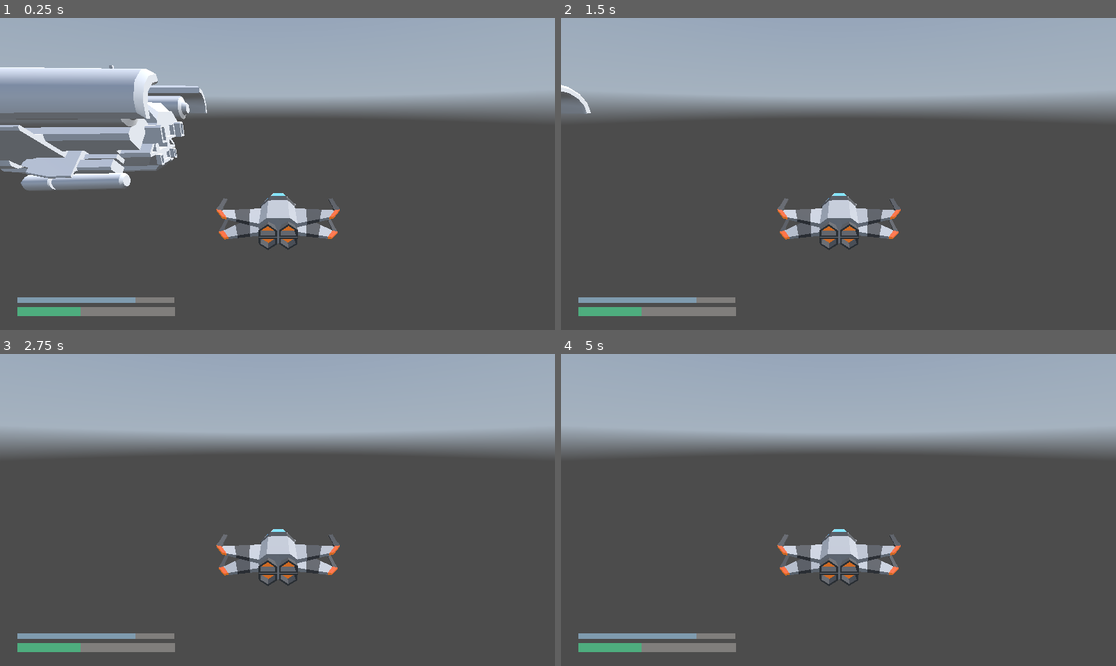
Above: before the commit, frames 1-4 (two rows, left to right).
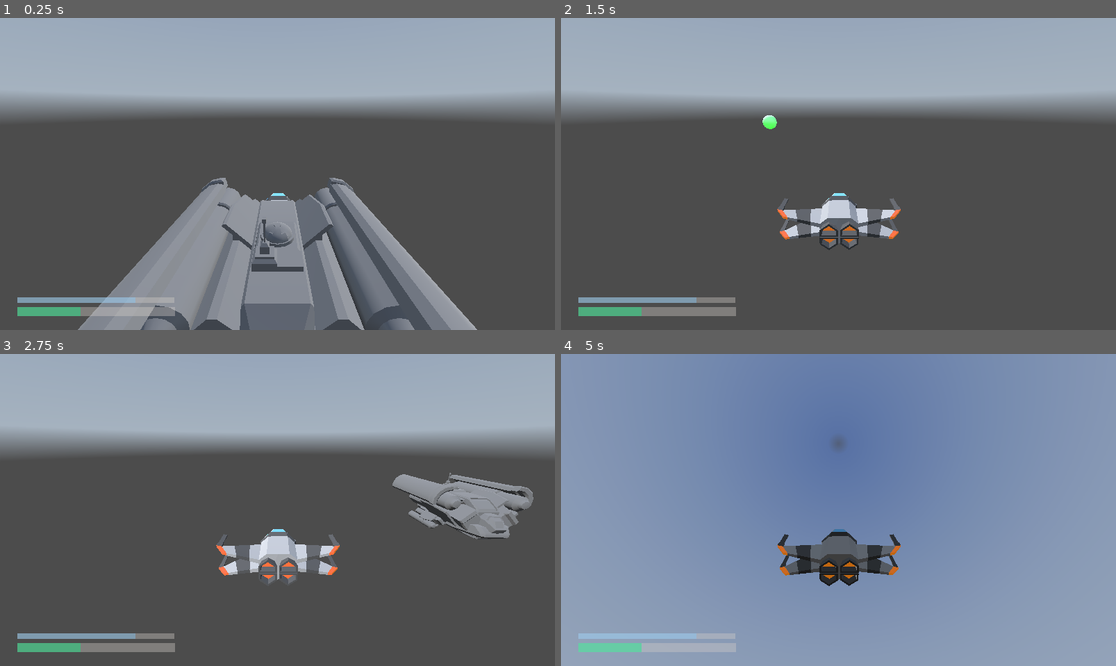
Above: after the commit, the same moments.

Repository: matousposp08/SpaceGame
Game: Godot game, scene res://scenes/lvl_1.tscn
Same seed, same stepped clock (60 frames per second), same inputs: the game is played once before the commit and once after it. This scene is started directly instead of the project's main scene. A sky picture missing from this copy of the repository is replaced by a grey-blue gradient.
Inputs (mouse positions are in pixels of both pictures, inside the frame that each line leads up to):
- Up to frame 1 (0.25 s): no input
- Up to frame 2 (1.5 s): tap Enter (ui_accept) at 0.5, 0.77 s; move the mouse to (960, 158) at 0.52 s; hold Right (ui_right) 0.53-1.28 s; hold Space (shoot) 0.53-1.28 s; move the mouse to (727, 189) at 1.27 s; hold X (brake) from 1.28 s (still down); tap Shift (boost) at 1.35 s
- Up to frame 3 (2.75 s): tap Enter (ui_accept) at 1.52, 2 s; tap Space (shoot) at 1.55 s; move the mouse to (333, 441) at 2.02 s; release X (brake) at 2.03 s; hold Right (ui_right) from 2.03 s (still down); hold Space (shoot) from 2.03 s (still down)
- Up to frame 4 (5 s): move the mouse to (810, 572) at 2.77 s; release Right (ui_right) at 2.78 s; release Space (shoot) at 2.78 s; hold Up (ui_up) 2.78-3.53 s; tap Space (shoot) at 2.85, 3.8, 4.35 s; tap Enter (ui_accept) at 3.02, 3.77, 4.52 s; move the mouse to (1005, 556) at 3.52 s; hold Shift (boost) 3.53-4.28 s; hold Left (ui_left) from 3.53 s (still down); move the mouse to (672, 463) at 4.27 s

The runs differ from the first frame. In frame 1, 27% of the frame differs, in the area x 0-86%, y 15-100%; in frame 2, 0.6%; in frame 3, 4.3%; in frame 4, 99%, in the area x 0-100%, y 0-100%.

Commit message:
npc: add shooting functionality

Diff:
--- a/Dogfights/npc.gd
+++ b/Dogfights/npc.gd
@@ -1,45 +1,22 @@
-extends Node
+extends CharacterBody3D
 
 @export var laser_speed: float = 10.0
 @export var shooting_interval: float = 2.0
 @export var laser_mesh: Mesh
 @export var player: NodePath
+var x = 0
 
-var laser_instance: MeshInstance3D
+var LASER : PackedScene = preload('res://scenes/laser.tscn')
+#var laser_instance: MeshInstance3D
 var shooting_timer: Timer
 
-func _ready():
-	shooting_timer = Timer.new()
-	shooting_timer.wait_time = shooting_interval
-	shooting_timer.connect("timeout", self, "_on_shooting_timer_timeout")
-	add_child(shooting_timer)
-	shooting_timer.start()
+func _physics_process(delta):
+	x += 1
+	if x % 180 == 0:
+		laser(position, transform.basis)
 
-func _on_shooting_timer_timeout():
-	shoot_laser()
-
-func shoot_laser():
-	if laser_instance:
-		laser_instance.queue_free()
-	laser_instance = MeshInstance3D.new()
-	laser_instance.mesh = laser_mesh
-	add_child(laser_instance)
-	laser_instance.global_transform = $Laser.global_transform
-	laser_instance.visible = true
-
-	var direction = (get_node(player).global_transform.origin - global_transform.origin).normalized()
-	laser_instance.look_at(get_node(player).global_transform.origin, Vector3.UP)
-
-	var laser_timer = Timer.new()
-	laser_timer.wait_time = 0.1
-	laser_timer.connect("timeout", self, "_on_laser_timer_timeout", [direction])
-	add_child(laser_timer)
-	laser_timer.start()
-
-func _on_laser_timer_timeout(direction):
-	if laser_instance:
-		laser_instance.global_transform.origin += direction * laser_speed * get_physics_process_delta_time()
-
-	if laser_instance and laser_instance.global_transform.origin.distance_to(get_node(player).global_transform.origin) < 1.0:
-		print("Laser hit the player!")
-		laser_instance.queue_free()
+func laser(pos, bas):
+	var instance = LASER.instantiate()
+	instance.position = pos
+	instance.transform.basis = bas
+	get_parent().add_child(instance)
--- a/Dogfights/npc.tscn
+++ b/Dogfights/npc.tscn
@@ -12,7 +12,7 @@
 [sub_resource type="StandardMaterial3D" id="StandardMaterial3D_vqitn"]
 albedo_color = Color(1, 0.133333, 0.215686, 1)
 
-[node name="Npc" type="Node"]
+[node name="npc" type="CharacterBody3D"]
 script = ExtResource("1_pd0u1")
 
 [node name="ship" type="MeshInstance3D" parent="."]
@@ -25,5 +25,6 @@
 [node name="shiplaser" type="MeshInstance3D" parent="."]
 transform = Transform3D(0.3, 0, 0, 0, 0.3, 0, 0, 0, 0.3, 0, 0, 1.31154)
 mesh = SubResource("SphereMesh_1y0nq")
+skeleton = NodePath("../..")
 surface_material_override/0 = SubResource("StandardMaterial3D_vqitn")
 script = ExtResource("4_fle4r")
--- /dev/null
+++ b/Dogfights/scenes/charge_shot.tscn
@@ -0,0 +1,28 @@
+[gd_scene load_steps=5 format=3 uid="uid://cvqb8hdf4e5sy"]
+
+[ext_resource type="Script" path="res://scripts/chargeShot.gd" id="1_1v2s6"]
+
+[sub_resource type="StandardMaterial3D" id="StandardMaterial3D_e6b26"]
+emission_enabled = true
+emission = Color(0, 1, 0, 1)
+emission_energy_multiplier = 2.0
+
+[sub_resource type="SphereMesh" id="SphereMesh_elrij"]
+material = SubResource("StandardMaterial3D_e6b26")
+radius = 2.0
+height = 4.0
+
+[sub_resource type="SphereShape3D" id="SphereShape3D_2qq0i"]
+radius = 2.0
+
+[node name="chargeShot" type="Node3D"]
+script = ExtResource("1_1v2s6")
+
+[node name="Area3D" type="Area3D" parent="."]
+
+[node name="MeshInstance3D" type="MeshInstance3D" parent="Area3D"]
+mesh = SubResource("SphereMesh_elrij")
+skeleton = NodePath("../..")
+
+[node name="CollisionShape3D" type="CollisionShape3D" parent="Area3D"]
+shape = SubResource("SphereShape3D_2qq0i")
--- a/Dogfights/scenes/laser.tscn
+++ b/Dogfights/scenes/laser.tscn
@@ -12,13 +12,20 @@
 [sub_resource type="StandardMaterial3D" id="StandardMaterial3D_4tuwa"]
 albedo_color = Color(0.227451, 0.945098, 0, 1)
 
-[sub_resource type="SceneReplicationConfig" id="SceneReplicationConfig_atbe0"]
-properties/0/path = NodePath(".:position")
-properties/0/spawn = true
-properties/0/replication_mode = 1
-properties/1/path = NodePath(".:rotation")
-properties/1/spawn = true
-properties/1/replication_mode = 1
+[sub_resource type="ParticleProcessMaterial" id="ParticleProcessMaterial_yu8gy"]
+lifetime_randomness = 0.19
+direction = Vector3(1, 1, 1)
+spread = 94.821
+initial_velocity_min = 54.48
+initial_velocity_max = 63.41
+
+[sub_resource type="StandardMaterial3D" id="StandardMaterial3D_gvwt5"]
+albedo_color = Color(0, 0.741176, 0.423529, 1)
+emission_enabled = true
+emission = Color(0, 1, 0, 1)
+
+[sub_resource type="BoxMesh" id="BoxMesh_rvuk3"]
+material = SubResource("StandardMaterial3D_gvwt5")
 
 [node name="laser" type="Node3D"]
 transform = Transform3D(5, 0, 0, 0, 5, 0, 0, 0, 5, 0, 0, 0)
@@ -50,5 +57,13 @@
 transform = Transform3D(0.2, 0, 0, 0, 0.2, 0, 0, 0, 2, 0.64, -0.5, -1)
 shape = SubResource("BoxShape3D_ohbds")
 
-[node name="MultiplayerSynchronizer" type="MultiplayerSynchronizer" parent="."]
-replication_config = SubResource("SceneReplicationConfig_atbe0")
+[node name="GPUParticles3D" type="GPUParticles3D" parent="."]
+emitting = false
+amount = 20
+one_shot = true
+explosiveness = 1.0
+process_material = SubResource("ParticleProcessMaterial_yu8gy")
+draw_pass_1 = SubResource("BoxMesh_rvuk3")
+
+[connection signal="area_entered" from="Area3D" to="." method="_on_area_3d_area_entered"]
+[connection signal="area_entered" from="Area3D2" to="." method="_on_area_3d_2_area_entered"]
--- a/Dogfights/scenes/lvl_1.tscn
+++ b/Dogfights/scenes/lvl_1.tscn
@@ -1,10 +1,9 @@
-[gd_scene load_steps=10 format=3 uid="uid://nk6qabb2taqa"]
+[gd_scene load_steps=9 format=3 uid="uid://nk6qabb2taqa"]
 
 [ext_resource type="Script" path="res://scenes/lvl_1.gd" id="1_i8b6u"]
 [ext_resource type="Texture2D" uid="uid://gqdtxl4r2dox" path="res://textures/SolAsteroidBeltHDRI.png" id="1_kgga5"]
 [ext_resource type="PackedScene" uid="uid://b443ceba685uv" path="res://scenes/ship.tscn" id="2_fgw7v"]
-[ext_resource type="PackedScene" uid="uid://c740l5vtekp3s" path="res://scenes/npc.tscn" id="3_twgb4"]
-[ext_resource type="Script" path="res://scenes/npc.gd" id="5_uy5s0"]
+[ext_resource type="PackedScene" uid="uid://ug3tljlva4" path="res://npc.tscn" id="5_ydawd"]
 [ext_resource type="PackedScene" uid="uid://ctrxxju7y0exu" path="res://scenes/plaine_ui.tscn" id="6_8x7px"]
 
 [sub_resource type="PanoramaSkyMaterial" id="PanoramaSkyMaterial_br6vi"]
@@ -31,8 +30,6 @@
 [node name="ship" parent="." instance=ExtResource("2_fgw7v")]
 transform = Transform3D(0.1, 0, 0, 0, 0.1, 0, 0, 0, 0.1, 0, 0, 0)
 
-[node name="NPC" parent="." instance=ExtResource("3_twgb4")]
-transform = Transform3D(-0.140766, 0, 1.99504, 0, 2, 0, -1.99504, 0, -0.140766, 4.89318, 1.1463, 3.39655)
-script = ExtResource("5_uy5s0")
+[node name="PLAINE UI" parent="." instance=ExtResource("6_8x7px")]
 
-[node name="PLAINE UI" parent="." instance=ExtResource("6_8x7px")]
+[node name="npc" parent="." instance=ExtResource("5_ydawd")]
--- a/Dogfights/scenes/plane_ui.tscn
+++ b/Dogfights/scenes/plane_ui.tscn
@@ -18,7 +18,7 @@
 corner_radius_top_right = 11
 corner_radius_bottom_right = 11
 
-[node name="plane menu" type="Node2D"]
+[node name="PlaneUI" type="Node2D"]
 script = ExtResource("1_egh0s")
 
 [node name="Button" type="Button" parent="."]
--- a/Dogfights/scenes/root.tscn
+++ b/Dogfights/scenes/root.tscn
@@ -1,8 +1,10 @@
-[gd_scene load_steps=7 format=3 uid="uid://b3u4jhemhepbr"]
+[gd_scene load_steps=8 format=3 uid="uid://b3u4jhemhepbr"]
 
 [ext_resource type="Texture2D" uid="uid://gqdtxl4r2dox" path="res://textures/SolAsteroidBeltHDRI.png" id="1_31hwd"]
 [ext_resource type="Script" path="res://scripts/root.gd" id="1_yfje4"]
 [ext_resource type="PackedScene" uid="uid://b443ceba685uv" path="res://scenes/ship.tscn" id="3_nsaci"]
+
+[sub_resource type="BoxShape3D" id="BoxShape3D_8n52f"]
 
 [sub_resource type="PanoramaSkyMaterial" id="PanoramaSkyMaterial_hi0hg"]
 panorama = ExtResource("1_31hwd")
@@ -22,6 +24,9 @@
 [node name="CSGBox3D3" type="CSGBox3D" parent="Scenery"]
 transform = Transform3D(5, 0, 0, 0, 5, 0, 0, 0, 5, 5, 0, 5)
 
+[node name="CollisionShape3D" type="CollisionShape3D" parent="Scenery/CSGBox3D3"]
+shape = SubResource("BoxShape3D_8n52f")
+
 [node name="DirectionalLight3D" type="DirectionalLight3D" parent="Scenery"]
 transform = Transform3D(0.688355, 0.526168, -0.499315, 0, 0.688355, 0.725374, 0.725374, -0.499315, 0.473832, 0, 10, 0)
 
--- /dev/null
+++ b/Dogfights/scripts/chargeShot.gd
@@ -0,0 +1,15 @@
+extends Node3D
+
+var SPEED = -300
+var x
+# Called when the node enters the scene tree for the first time.
+func _ready():
+	scale *= 5
+	x = 600
+
+# Called every frame. 'delta' is the elapsed time since the previous frame.
+func _process(delta):
+	position += transform.basis * Vector3(0,0,-SPEED) * delta
+	x -= 1
+	if (x < 1) :
+		queue_free()
--- a/Dogfights/scripts/laser.gd
+++ b/Dogfights/scripts/laser.gd
@@ -2,6 +2,8 @@
 
 var SPEED = -180
 var x
+var explode = false
+var y = 20
 # Called when the node enters the scene tree for the first time.
 func _ready():
 	scale *= 5
@@ -11,5 +13,20 @@
 func _process(delta):
 	position += transform.basis * Vector3(0,0,-SPEED) * delta
 	x -= 1
-	if (x < 1) :
+	if explode:
+		y -= 1
+	if (x < 1 or y < 0) :
 		queue_free()
+
+func destroy():
+	explode = true
+	$GPUParticles3D.emitting = true
+	$Area3D/CollisionShape3D.disabled = true
+	$Area3D2/CollisionShape3D.disabled = true
+
+func _on_area_3d_area_entered(area):
+	destroy()
+
+
+func _on_area_3d_2_area_entered(area):
+	destroy()
--- a/Dogfights/scripts/plane.gd
+++ b/Dogfights/scripts/plane.gd
@@ -1,38 +1,23 @@
 extends CharacterBody3D
+
 
 var SPEED = -3
 const JUMP_VELOCITY = 4.5
 var xvel = 0
 var yvel = 0
 var rev = 0
+var charge = 0
 
 var LASER : PackedScene = preload('res://scenes/laser.tscn')
+var CHARGE : PackedScene = preload('res://scenes/charge_shot.tscn')
 
 # Get the gravity from the project settings to be synced with RigidBody nodes.
 var gravity = ProjectSettings.get_setting("physics/3d/default_gravity")
 
-@onready var camera = $Camera3D
-
-func _enter_tree():
-	set_multiplayer_authority(str(name).to_int())
-	# ONLY WORKS IF IT'S RAN IN THE WORLD.TSCN INSTEAD OF ROOT.TSCN
-	#var username = get_parent().get_node("CanvasLayer/MainMenu/MarginContainer/VBoxContainer/Username").text
-	#if(username != ""):
-		#if not is_multiplayer_authority(): return
-		#$Username.text = username
-		#$Username.billboard = true
-	#else:
-		#if not is_multiplayer_authority(): return
-		#$Username.text = "guest"+str(get_parent().ps)
-		#$Username.billboard = true
-
 func _ready():
-	if not is_multiplayer_authority(): return
 	Input.set_mouse_mode(Input.MOUSE_MODE_HIDDEN)
-	camera.current = true
 
 func _physics_process(delta):
-	if not is_multiplayer_authority(): return
 	# Add the gravity.
 	#if not is_on_floor():
 	#	velocity.y -= gravity * delta
@@ -84,9 +69,23 @@
 
 	print(rotation_degrees)
 	rotation_degrees.z = 0
-	rotate_y(xvel*0.02)
-	rotate_x(yvel*0.02)
-	if (Input.is_action_just_pressed("shoot")) :
+	#rotate_y(xvel*0.02)
+	#rotate_x(yvel*0.02)
+	#rotation.z = 0
+
+	if Input.is_action_pressed("shoot"):
+		charge += 1
+	if Input.is_action_just_released("shoot") and charge > 40:
+		chargeShot(position, transform.basis)
+		charge = 0
+	elif Input.is_action_just_released("shoot"):
+		charge = 0
+		laser(position, transform.basis)
+
+	rotation_degrees.y -= xvel
+	if rotation_degrees.x < 87 or rotation_degrees.x > -87:
+		rotation_degrees.x += yvel
+	if (Input.is_action_just_pressed("shoot")):
 		laser(position, transform.basis)
 
 	move_and_slide()
@@ -99,33 +98,20 @@
 #		transform.basis.y += Vector3.UP * event.relative.x * -0.003
 		#parts["head"].rotation.x = clamp(parts["head"].rotation.x, deg_to_rad(-90), deg_to_rad(90))
 
-var mouse_sens = 0.002
-var camera_anglev=0
-
-func _input(event):
-	if not is_multiplayer_authority(): return
-	Input.set_mouse_mode(Input.MOUSE_MODE_HIDDEN)
-	Input.set_mouse_mode(Input.MOUSE_MODE_CAPTURED)
-	if event is InputEventMouseMotion:
-		rotate_y(-event.relative.x*mouse_sens)
-		var changev=-event.relative.y*mouse_sens
-		if camera_anglev+changev>-50 and camera_anglev+changev<50:
-			camera_anglev+=changev
-			rotate_x(changev)
-
 func reverse():
-	if not is_multiplayer_authority(): return
 	if rev < 1:
 		rev = 60
-	else:
-		# rotation_degrees.z += 3
-		rotation_degrees.y += 3
-		rev -= 1
 
 func laser(pos, bas):
-	if not is_multiplayer_authority(): return
 	var instance = LASER.instantiate()
 	instance.position = pos
 	instance.transform.basis = bas
 	print(str(position) + " " + str(instance.position))
 	get_parent().add_child(instance)
+
+func chargeShot(pos, bas):
+	var instance = CHARGE.instantiate()
+	instance.position = pos
+	instance.transform.basis = bas
+	print(str(position) + " " + str(instance.position))
+	get_parent().add_child(instance)
Not shown: 1 places in Dogfights/npc.tscn that only renumber resources
Not shown: 1 places in Dogfights/scenes/laser.tscn that only renumber resources
